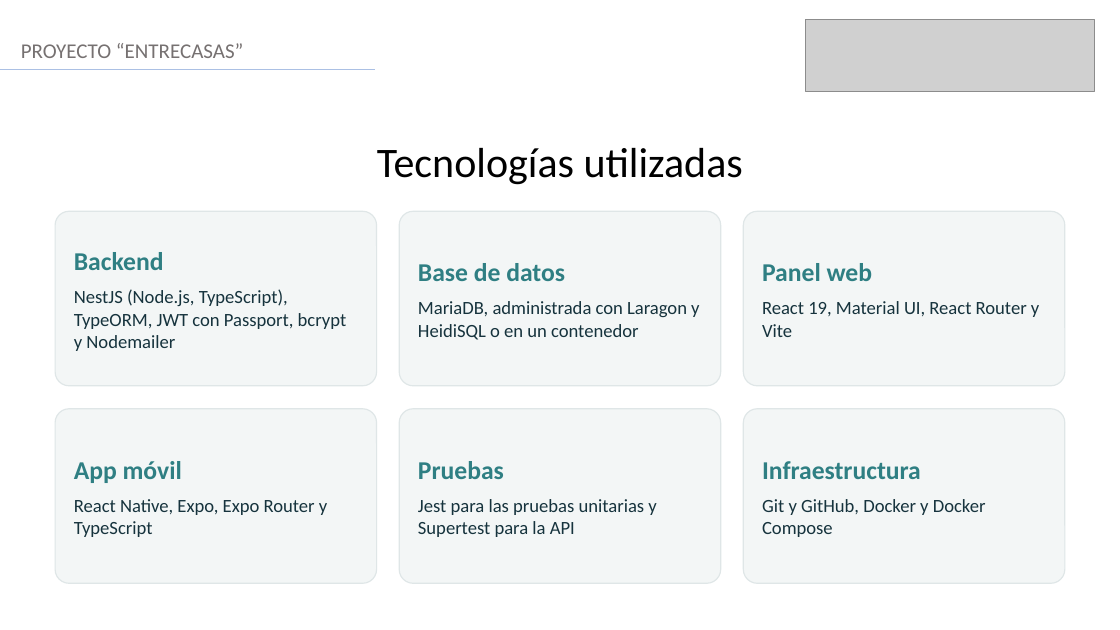
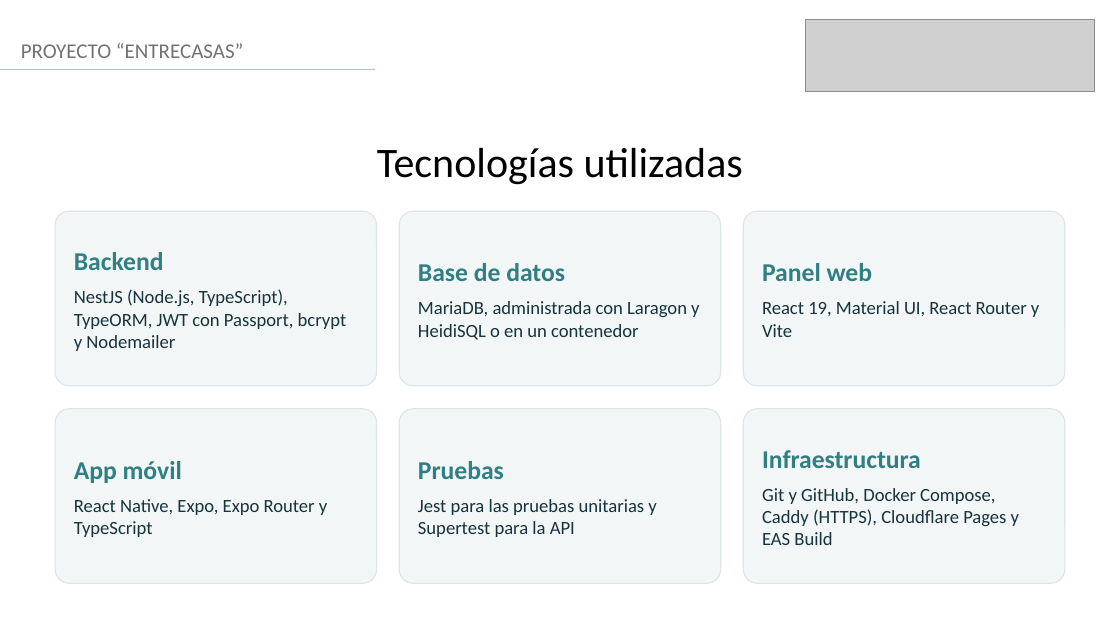
Before and after one commit to JonasMateosValenzuelaLopez/ProyectoTesis, a slide deck: slide 10 of FASE-3/Evidencias Grupales/Presentación final EntreCasas.pptx. Drawn at 1120x630 pixels with LibreOffice and Linux fonts; fonts in the diff are those of the drawing; grey boxes stand for pictures. Boxes give left, top, right and bottom in pixels: in the first picture for what was removed or moved away, otherwise in the second. Text is boxed around its words. In the diff, an @@ line names an element or a change of style, - is before the commit and + after.

```diff
--- a/FASE-3/Evidencias Grupales/Presentación final EntreCasas.pptx
+++ b/FASE-3/Evidencias Grupales/Presentación final EntreCasas.pptx
@@ text in rounded rectangle at bbox=[762, 488, 1019, 545]: text changed @@
-Git y GitHub, Docker y Docker Compose
+Git y GitHub, Docker Compose, Caddy (HTTPS), Cloudflare Pages y EAS Build
```
Also in this commit, not shown: 5 other slides changed, 8 other files.
